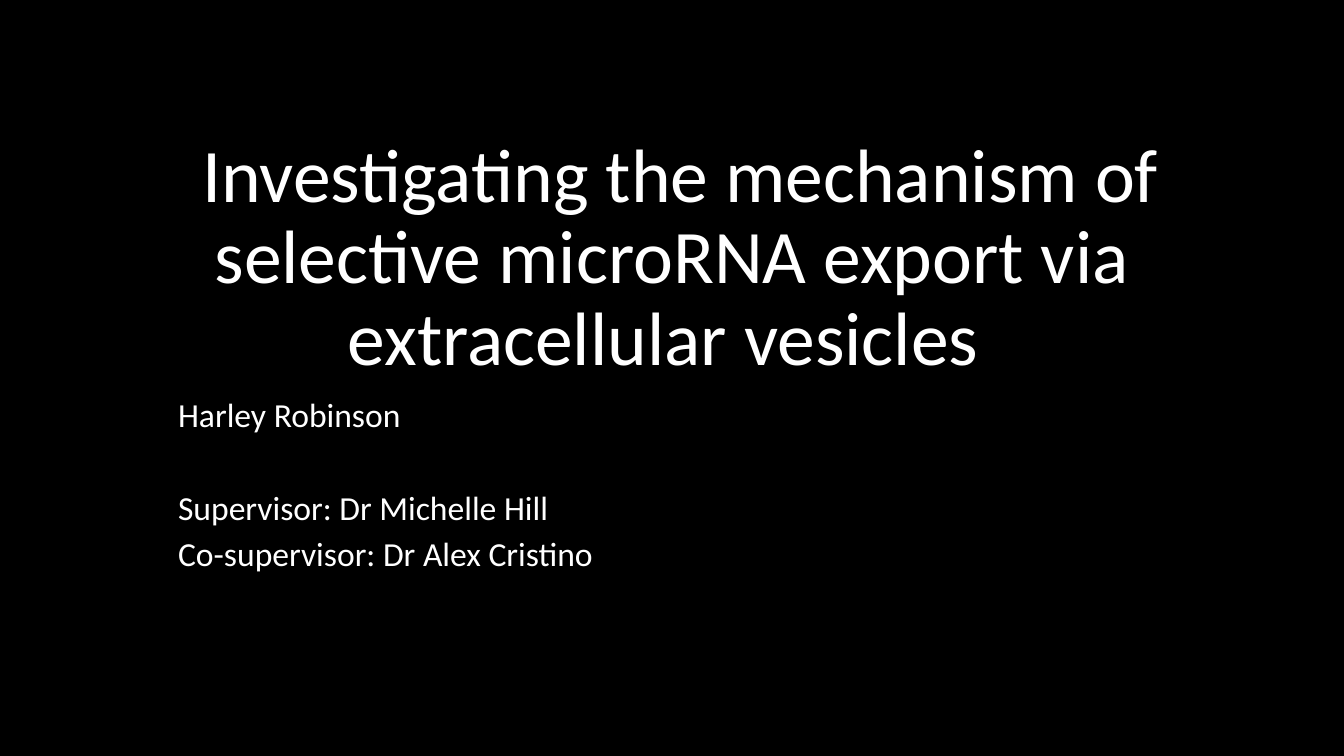
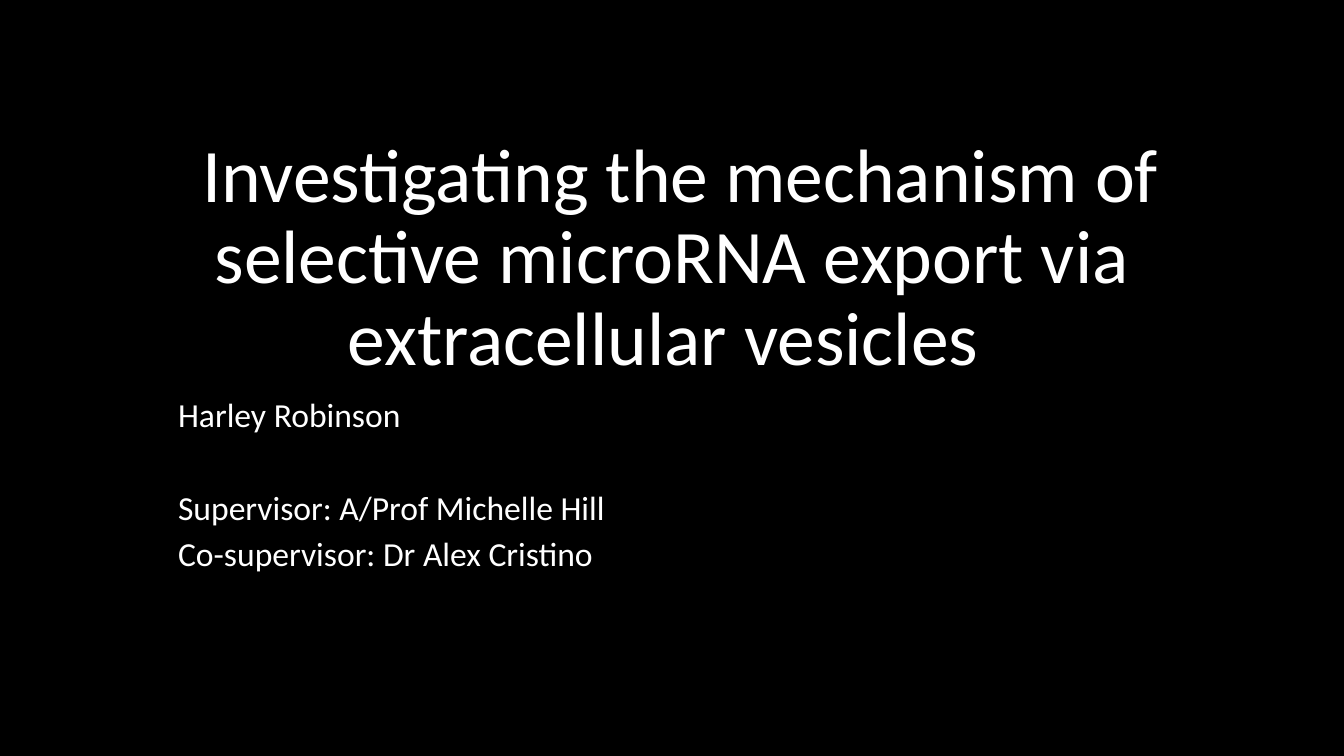
Before and after one commit to HarleyRobinson/Honours2, a slide deck: slide 1 of BackgroundInfo/Selective export of microRNA via extracellular vesicles (2).pptx. Drawn at 1344x756 pixels with LibreOffice and Linux fonts; fonts in the diff are those of the drawing; background and template pictures are left out. Boxes give left, top, right and bottom in pixels: in the first picture for what was removed or moved away, otherwise in the second. Text is boxed around its words. In the diff, an @@ line names an element or a change of style, - is before the commit and + after.

```diff
--- a/BackgroundInfo/Selective export of microRNA via extracellular vesicles (2).pptx
+++ b/BackgroundInfo/Selective export of microRNA via extracellular vesicles (2).pptx
@@ subtitle at (178, 496, 605, 526): text changed @@
-Supervisor: Dr Michelle Hill
+Supervisor: A/Prof Michelle Hill
```
Also in this commit, not shown: 12 other slides changed, 3 other files.
